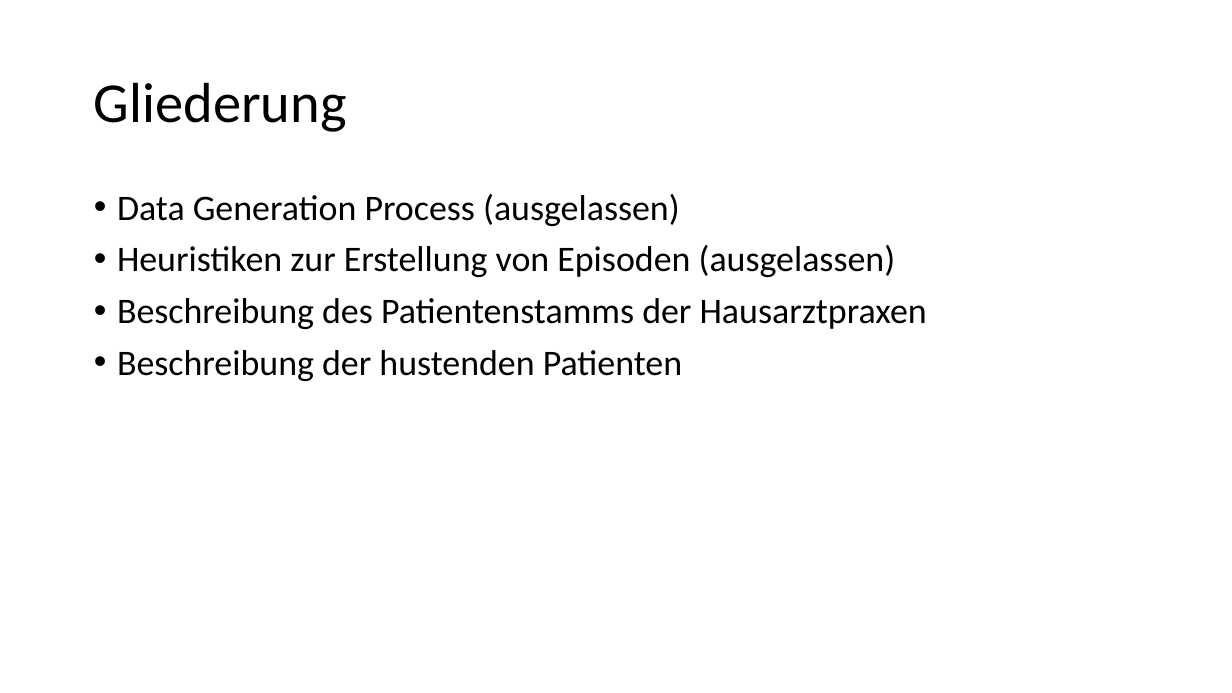
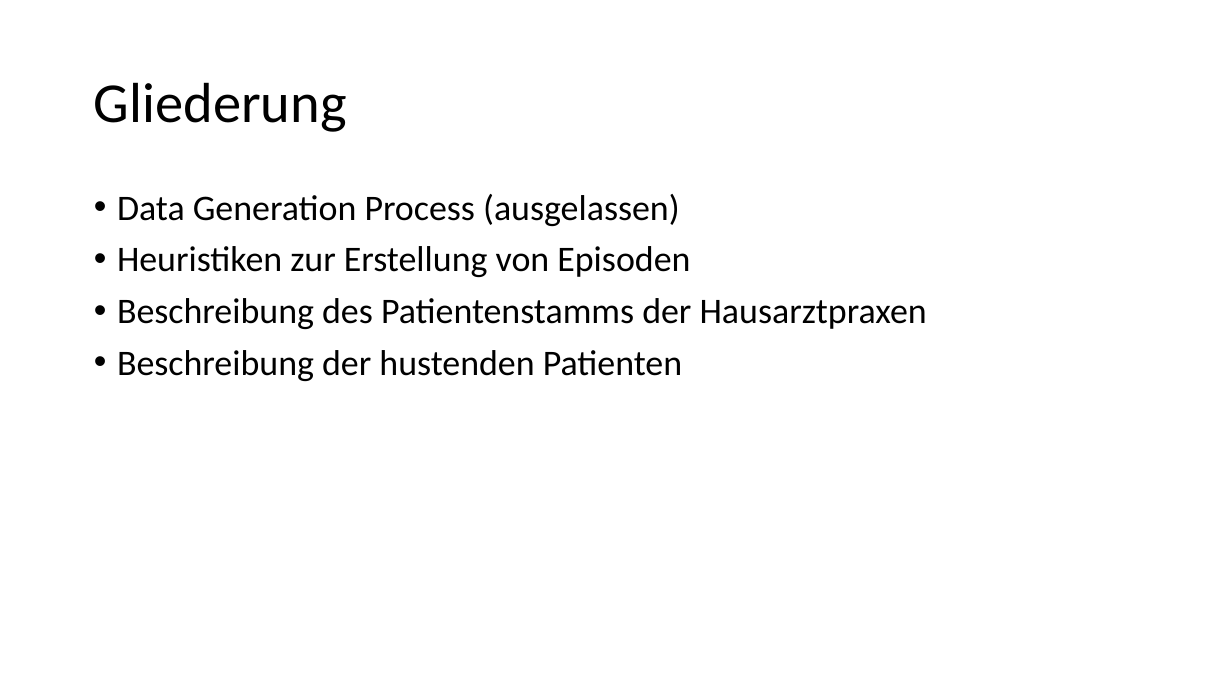
Before and after one commit to rapkroes/Code_UKSH_Husten, a slide deck: slide 2 of presentation Steinhaeuser 20_12_23.pptx. Drawn at 1232x693 pixels with LibreOffice and Linux fonts; fonts in the diff are those of the drawing. Boxes give left, top, right and bottom in pixels: in the first picture for what was removed or moved away, otherwise in the second. Text is boxed around its words. In the diff, an @@ line names an element or a change of style, - is before the commit and + after.

```diff
--- a/presentation Steinhaeuser 20_12_23.pptx
+++ b/presentation Steinhaeuser 20_12_23.pptx
@@ text at (x1=117, y1=246, x2=690, y2=277): text changed @@
-• Heuristiken zur Erstellung von Episoden (ausgelassen)
+• Heuristiken zur Erstellung von Episoden
```
Also in this commit, not shown: 1 other slide changed, 23 slides added, 1 other file.
